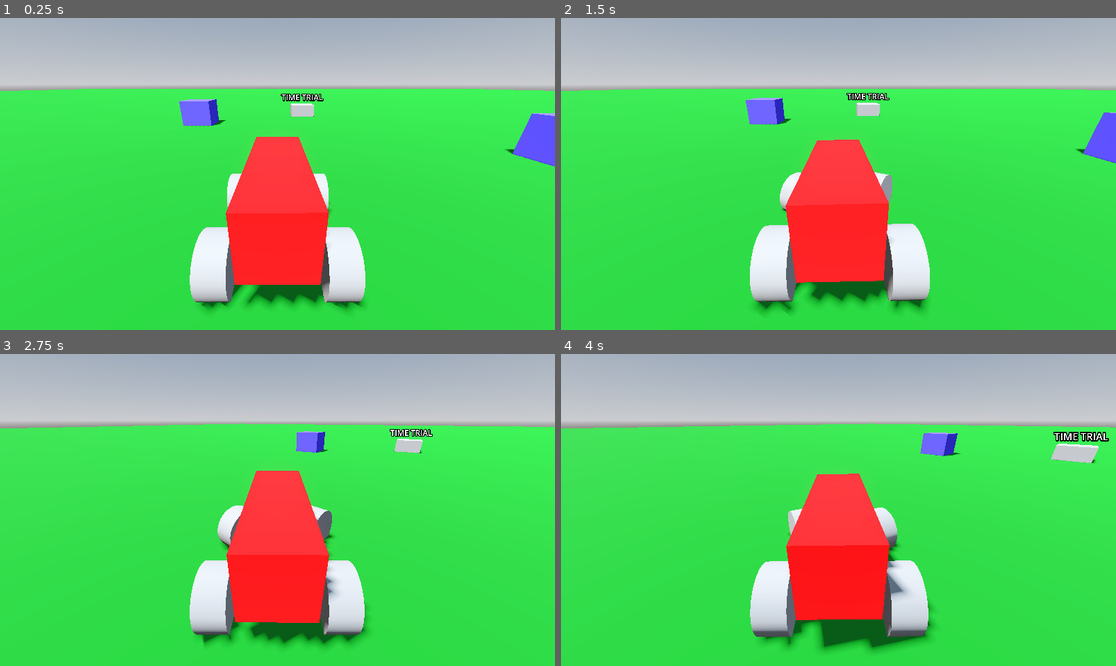
Above: before the commit, frames 1-4 (two rows, left to right).
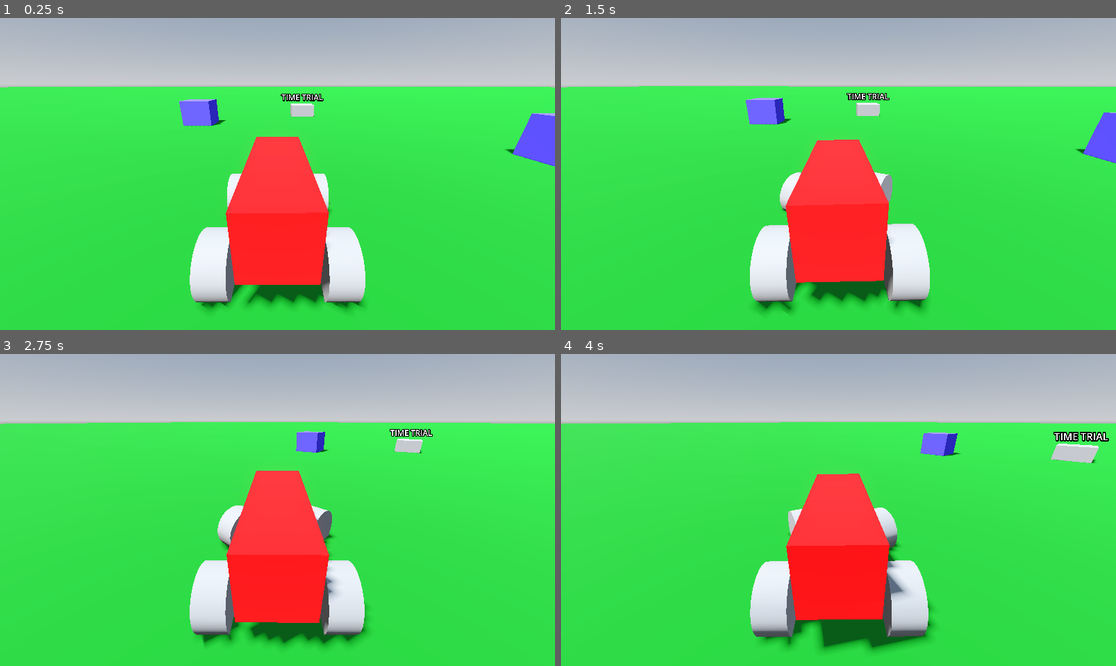
Above: after the commit, the same moments.

Repository: mje819/CarWorld
Game: Godot game, scene res://World/world.tscn
The game is run twice, just before and just after one commit, with the same random seed, the same clock (stepped at 60 frames per second) and the same inputs.
Inputs:
- Up to frame 1 (0.25 s): no input
- Up to frame 2 (1.5 s): hold D (turn_right) 0.53-1.28 s; hold S (brake) from 1.28 s (still down)
- Up to frame 3 (2.75 s): release S (brake) at 2.03 s; hold D (turn_right) from 2.03 s (still down)
- Up to frame 4 (4 s): release D (turn_right) at 2.78 s; hold Space (accelerate) 2.78-3.53 s; hold A (turn_left) from 3.53 s (still down)

The runs differ from the first frame. In frame 1, 0.8% of the frame differs, in the area x 0-100%, y 22-90%; in frame 2, 0.8%; in frame 3, 0.9%; in frame 4, 1.0%, in the area x 0-100%, y 21-24%.

Commit message:
added checkpoints

Diff:
--- a/Tracks/track.gd
+++ b/Tracks/track.gd
@@ -1,5 +1,11 @@
 extends Path3D
 class_name Track
+
+#@export var road : Road = null
+@onready var checkpoint_1: Area3D = $Checkpoint1
+var checkpoint_1_passed := false
+@onready var checkpoint_2: Area3D = $Checkpoint2
+var checkpoint_2_passed := false
 
 @onready var timer: Timer = $Timer
 var time_elapsed : float = 0:
@@ -7,6 +13,8 @@
 		time_elapsed = new_time
 		print(time_elapsed) # add ui updating
 var best_time : float
+
+var all_checkpoints_passed := false
 
 func _on_start_detector_body_entered(_body: Node3D) -> void:
 	print("start timer")
@@ -18,15 +26,33 @@
 
 
 func _on_finish_detector_body_entered(_body: Node3D) -> void:
-	if !timer.is_stopped():
-		print("finished")
-		if best_time != 0:
-			if time_elapsed < best_time:
+	if checkpoint_1_passed and checkpoint_2_passed:
+		all_checkpoints_passed = true
+	if all_checkpoints_passed:
+		if !timer.is_stopped():
+			print("finished")
+			if best_time != 0:
+				if time_elapsed < best_time:
+					best_time = time_elapsed
+			else:
 				best_time = time_elapsed
-		else:
-			best_time = time_elapsed
 
-		timer.stop()
-		time_elapsed = 0
+			timer.stop()
+			time_elapsed = 0
 
-		print("Best: " + str(best_time))
+			print("Best: " + str(best_time))
+			reset_checkpoints()
+
+
+func _on_checkpoint_1_body_entered(_body: Node3D) -> void:
+	checkpoint_1_passed = true
+
+
+func reset_checkpoints():
+	checkpoint_1_passed = false
+	checkpoint_2_passed = false
+	all_checkpoints_passed = false
+
+
+func _on_checkpoint_2_body_entered(_body: Node3D) -> void:
+	checkpoint_2_passed = true
--- a/Tracks/track1.tscn
+++ b/Tracks/track1.tscn
@@ -9,23 +9,28 @@
 }
 point_count = 8
 
-[sub_resource type="StandardMaterial3D" id="StandardMaterial3D_j8job"]
-albedo_color = Color(0.12156863, 0.12156863, 0.12156863, 1)
+[sub_resource type="StandardMaterial3D" id="StandardMaterial3D_kerva"]
+albedo_color = Color(0.09019608, 0.09019608, 0.09019608, 1)
 
-[sub_resource type="BoxShape3D" id="BoxShape3D_6wdyf"]
-size = Vector3(4.0680313, 1, 0.4584961)
+[sub_resource type="BoxShape3D" id="BoxShape3D_58hot"]
+size = Vector3(4.2854614, 1, 1)
 
-[sub_resource type="BoxMesh" id="BoxMesh_kerva"]
+[sub_resource type="BoxMesh" id="BoxMesh_jiixp"]
 
-[sub_resource type="BoxMesh" id="BoxMesh_58hot"]
+[sub_resource type="BoxShape3D" id="BoxShape3D_5g37k"]
+size = Vector3(1, 1, 4.207947)
+
+[sub_resource type="BoxMesh" id="BoxMesh_nuiww"]
+
+[sub_resource type="BoxShape3D" id="BoxShape3D_kerva"]
+size = Vector3(4.2006226, 1, 1)
 
 [node name="Track1" type="Path3D" unique_id=1196417104]
 curve = SubResource("Curve3D_j8job")
 script = ExtResource("1_kerva")
 
-[node name="CSGPolygon3D" type="CSGPolygon3D" parent="." unique_id=1442105071]
-material_override = SubResource("StandardMaterial3D_j8job")
-polygon = PackedVector2Array(-2, 0, -2, 0.05, 2, 0.05, 2, 0)
+[node name="CSGPolygon3D" type="CSGPolygon3D" parent="." unique_id=1861846978]
+polygon = PackedVector2Array(2, 0, 2, 0.05, -2, 0.05, -2, 0)
 mode = 2
 path_node = NodePath("..")
 path_interval_type = 0
@@ -37,34 +42,48 @@
 path_continuous_u = true
 path_u_distance = 1.0
 path_joined = false
+material = SubResource("StandardMaterial3D_kerva")
 
-[node name="StartDetector" type="Area3D" parent="CSGPolygon3D" unique_id=1437193464 groups=["Start and Finish Detectors"]]
-transform = Transform3D(0.9997015, 0, -0.024432182, 0, 1.0000001, 0, 0.024432179, 0, 0.9997016, 0.078597784, 0.1163249, 0.15390086)
-collision_layer = 4
-monitoring = false
+[node name="StartDetector" type="Area3D" parent="CSGPolygon3D" unique_id=1938198562]
 
-[node name="CollisionShape3D" type="CollisionShape3D" parent="CSGPolygon3D/StartDetector" unique_id=173983941]
-transform = Transform3D(0.95861965, 0.02696207, 0.28341022, -0.02585577, 0.9996365, -0.007644105, -0.28351328, 0, 0.9589683, -0.03061875, 0.0008258447, 0.009055138)
-shape = SubResource("BoxShape3D_6wdyf")
+[node name="CollisionShape3D" type="CollisionShape3D" parent="CSGPolygon3D/StartDetector" unique_id=1466429589]
+transform = Transform3D(0.9729616, 0, 0.23096684, 0, 1, 0, -0.23096684, 0, 0.9729616, 0.058440387, 0, 0.18593578)
+shape = SubResource("BoxShape3D_58hot")
 
-[node name="MeshInstance3D" type="MeshInstance3D" parent="CSGPolygon3D/StartDetector" unique_id=612538413]
-mesh = SubResource("BoxMesh_kerva")
+[node name="MeshInstance3D" type="MeshInstance3D" parent="CSGPolygon3D/StartDetector" unique_id=872251620]
+mesh = SubResource("BoxMesh_jiixp")
 
-[node name="FinishDetector" type="Area3D" parent="CSGPolygon3D" unique_id=1730004081 groups=["Start and Finish Detectors"]]
-transform = Transform3D(1, 0, 0, 0, 1, 0, 0, 0, 1, -3.2721348, 0, 0.7974186)
-collision_layer = 4
-monitoring = false
+[node name="FinishDetector" type="Area3D" parent="CSGPolygon3D" unique_id=1719197141]
+transform = Transform3D(1, 0, 0, 0, 1, 0, 0, 0, 1, -3.4210951, 0, 0)
 
-[node name="CollisionShape3D" type="CollisionShape3D" parent="CSGPolygon3D/FinishDetector" unique_id=1314855739]
-transform = Transform3D(0.25881907, 0, -0.9659258, 0, 1, 0, 0.9659258, 0, 0.25881907, 0, 0, 0)
-shape = SubResource("BoxShape3D_6wdyf")
+[node name="CollisionShape3D" type="CollisionShape3D" parent="CSGPolygon3D/FinishDetector" unique_id=2130445193]
+transform = Transform3D(0.9659258, 0, 0.25881904, 0, 1, 0, -0.25881904, 0, 0.9659258, 0, 0, 0.78361464)
+shape = SubResource("BoxShape3D_5g37k")
 
-[node name="MeshInstance3D" type="MeshInstance3D" parent="CSGPolygon3D/FinishDetector/CollisionShape3D" unique_id=409233369]
-mesh = SubResource("BoxMesh_58hot")
+[node name="MeshInstance3D" type="MeshInstance3D" parent="CSGPolygon3D/FinishDetector" unique_id=1486598639]
+mesh = SubResource("BoxMesh_nuiww")
 
 [node name="Timer" type="Timer" parent="." unique_id=291425853]
 wait_time = 0.1
 
+[node name="Checkpoint1" type="Area3D" parent="." unique_id=593801342 groups=["Checkpoints"]]
+transform = Transform3D(1, 0, 0, 0, 1, 0, 0, 0, 1, 0, 0, 9.299573)
+collision_layer = 4
+
+[node name="CollisionShape3D" type="CollisionShape3D" parent="Checkpoint1" unique_id=2075304324]
+transform = Transform3D(1, 0, 0, 0, 1, 0, 0, 0, 1, 1.271637, 0, 0)
+shape = SubResource("BoxShape3D_kerva")
+
+[node name="Checkpoint2" type="Area3D" parent="." unique_id=941165851 groups=["Checkpoints"]]
+transform = Transform3D(0.80626905, 0, -0.5915489, 0, 1, 0, 0.5915489, 0, 0.80626905, -20.03661, 0, 14.964659)
+collision_layer = 4
+
+[node name="CollisionShape3D" type="CollisionShape3D" parent="Checkpoint2" unique_id=1027172610]
+transform = Transform3D(1, 0, 0, 0, 1, 0, 0, 0, 1, 1.271637, 0, 0)
+shape = SubResource("BoxShape3D_kerva")
+
 [connection signal="body_entered" from="CSGPolygon3D/StartDetector" to="." method="_on_start_detector_body_entered"]
 [connection signal="body_entered" from="CSGPolygon3D/FinishDetector" to="." method="_on_finish_detector_body_entered"]
 [connection signal="timeout" from="Timer" to="." method="_on_timer_timeout"]
+[connection signal="body_entered" from="Checkpoint1" to="." method="_on_checkpoint_1_body_entered"]
+[connection signal="body_entered" from="Checkpoint2" to="." method="_on_checkpoint_2_body_entered"]
--- a/World/world.tscn
+++ b/World/world.tscn
@@ -34,7 +34,7 @@
 transform = Transform3D(1, 0, 0, 0, 1, 0, 0, 0, 1, 0, -0.25, 0)
 use_collision = true
 collision_layer = 4
-size = Vector3(126.005, 0.5, 124.995)
+size = Vector3(300, 0.5, 300)
 material = SubResource("StandardMaterial3D_3f78f")
 
 [node name="Car" parent="." unique_id=16548500 instance=ExtResource("1_62w18")]
--- a/project.godot
+++ b/project.godot
@@ -23,6 +23,7 @@
 
 Obstacles=""
 "Start and Finish Detectors"=""
+Checkpoints=""
 
 [input]
 
